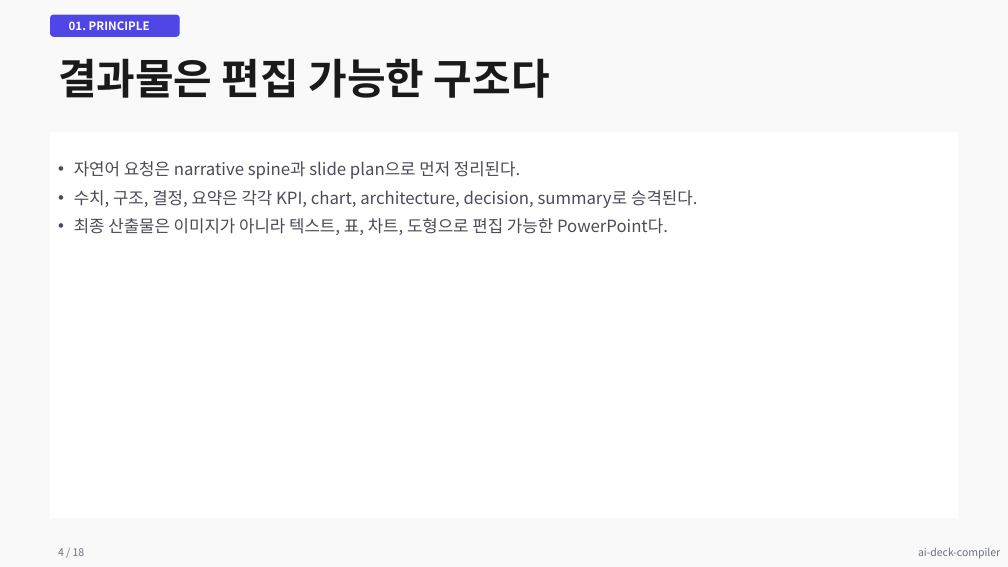
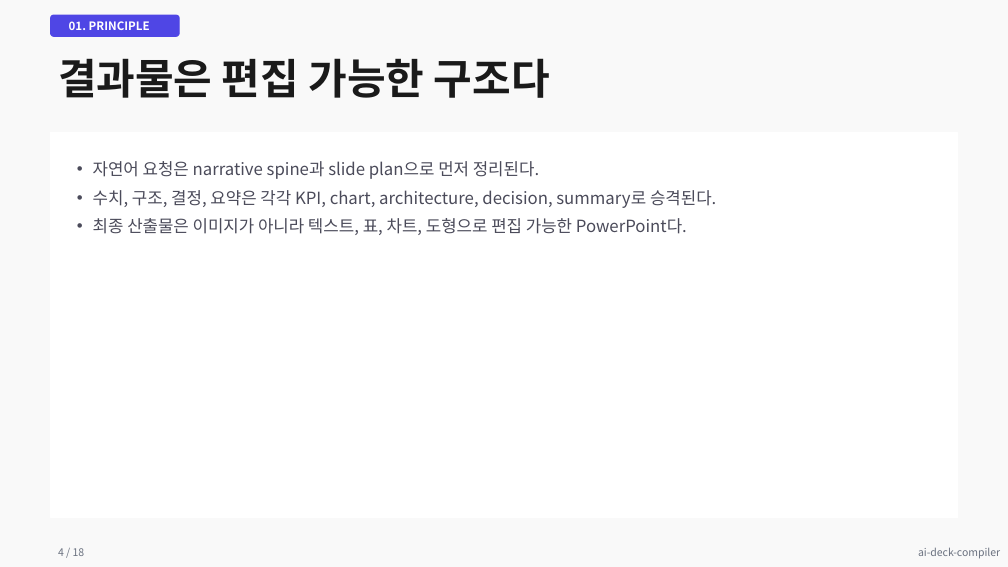
Before and after one commit to kyungseo/ai-deck-compiler, a slide deck: slide 4 of examples/results/showcase-modern-light.pptx. Drawn at 1008x567 pixels with LibreOffice and Linux fonts; fonts in the diff are those of the drawing. Boxes give left, top, right and bottom in pixels: in the first picture for what was removed or moved away, otherwise in the second. Text is boxed around its words. In the diff, an @@ line names an element or a change of style, - is before the commit and + after.

```diff
--- a/examples/results/showcase-modern-light.pptx
+++ b/examples/results/showcase-modern-light.pptx
@@ text "자연어 요청은 narrative spine과 slide ...": place and size @@
-text "자연어 요청은 narrative spine과 slide ..." at (74,161,697,235)
+text "자연어 요청은 narrative spine과 slide ..." at (93,161,716,235)
```
Also in this commit, not shown: 11 other slides changed, 20 other files.
